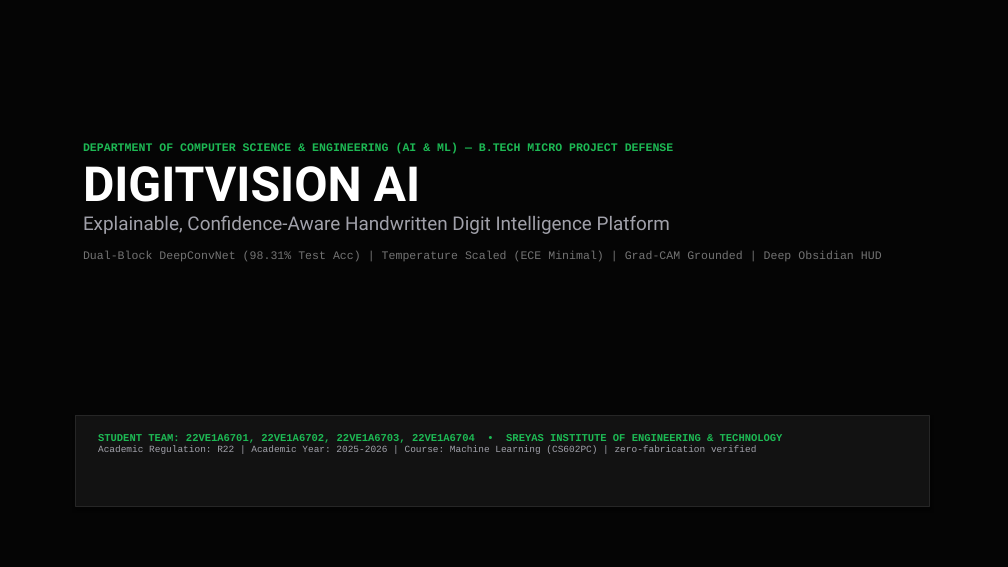
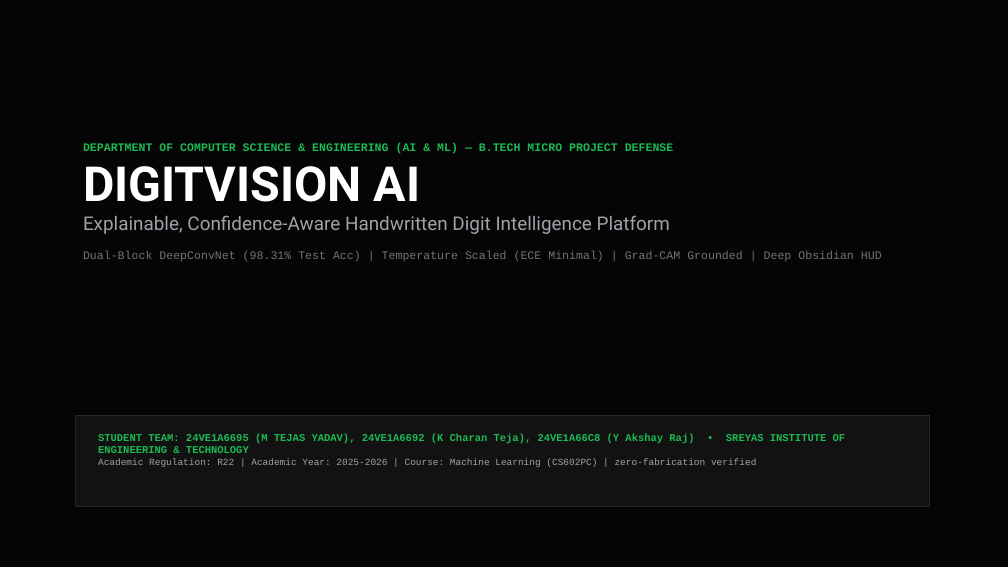
Before and after one commit to tejassxo/DigitVision_ML, a slide deck: slide 1 of DigitVision_AI_Presentation.pptx. Drawn at 1008x567 pixels with LibreOffice and Linux fonts; fonts in the diff are those of the drawing. Boxes give left, top, right and bottom in pixels: in the first picture for what was removed or moved away, otherwise in the second. Text is boxed around its words. In the diff, an @@ line names an element or a change of style, - is before the commit and + after.

```diff
--- a/DigitVision_AI_Presentation.pptx
+++ b/DigitVision_AI_Presentation.pptx
@@ text at [98,434,846,443]: text changed @@
-STUDENT TEAM: 22VE1A6701, 22VE1A6702, 22VE1A6703, 22VE1A6704 • SREYAS INSTITUTE OF ENGINEERING & TECHNOLOGY
+STUDENT TEAM: 24VE1A6695 (M TEJAS YADAV), 24VE1A6692 (K Charan Teja), 24VE1A66C8 (Y Akshay Raj) • SREYAS INSTITUTE OF ENGINEERING & TECHNOLOGY
```
Also in this commit, not shown: 2 slides added, 15 other files.
